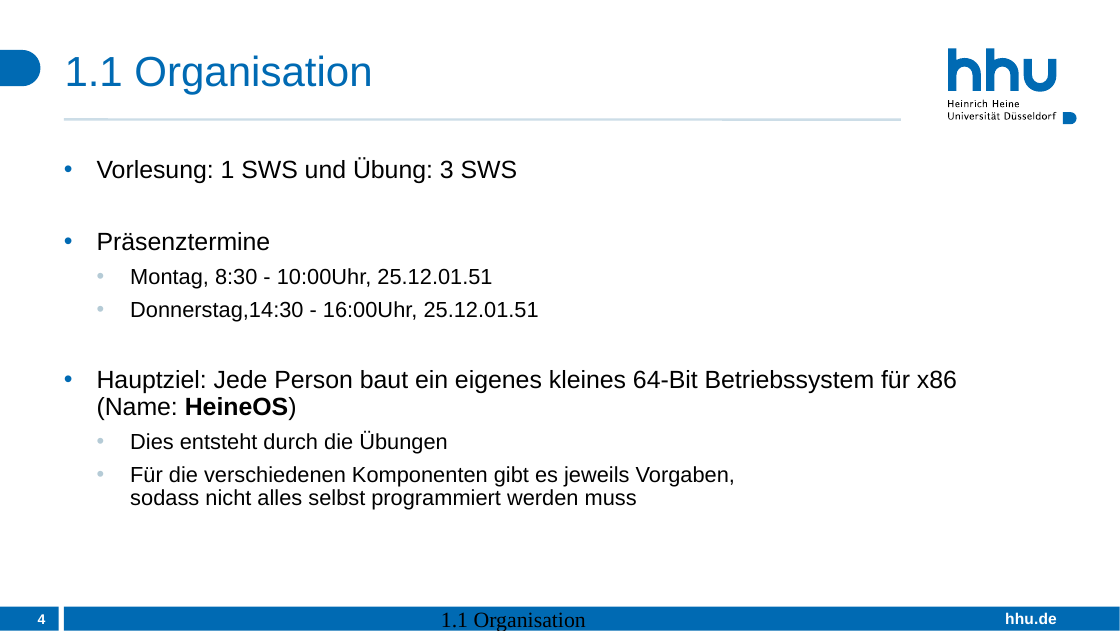
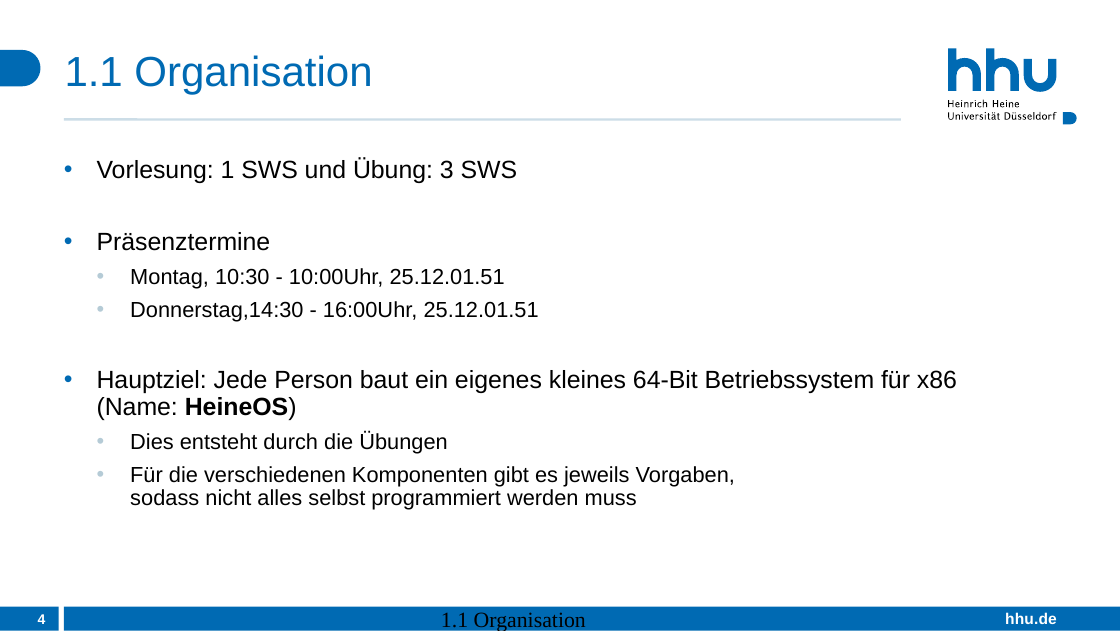
Before and after one commit to Expletiv/HeineOS, a slide deck: slide 4 of slides/lecture1_introduction_(german).pptx. Drawn at 1120x631 pixels with LibreOffice and Linux fonts; fonts in the diff are those of the drawing. Boxes give left, top, right and bottom in pixels: in the first picture for what was removed or moved away, otherwise in the second. Text is boxed around its words. In the diff, an @@ line names an element or a change of style, - is before the commit and + after.

```diff
--- a/slides/lecture1_introduction_(german).pptx
+++ b/slides/lecture1_introduction_(german).pptx
@@ outline redrawn in 5 elements at <box>949,100,954,106</box>, <box>955,102,960,108</box>, <box>1009,102,1014,106</box>, <box>1015,102,1019,108</box>, <box>949,112,1057,120</box> @@
@@ text at <box>130,268,505,288</box>: text changed @@
-  • Montag, 8:30 - 10:00Uhr, 25.12.01.51
+  • Montag, 10:30 - 10:00Uhr, 25.12.01.51
```
Also in this commit, not shown: 17 other slides changed, 3 other files.
